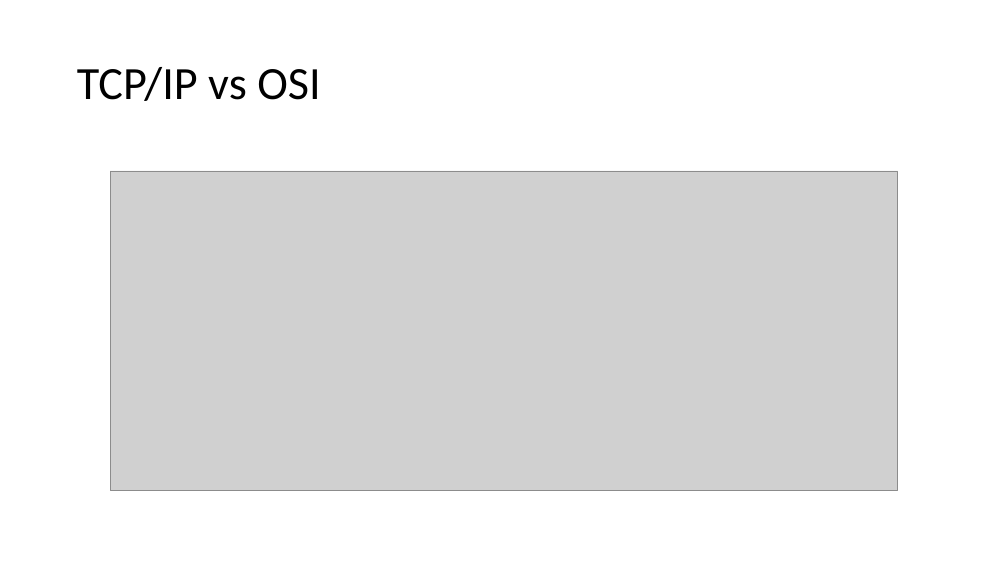
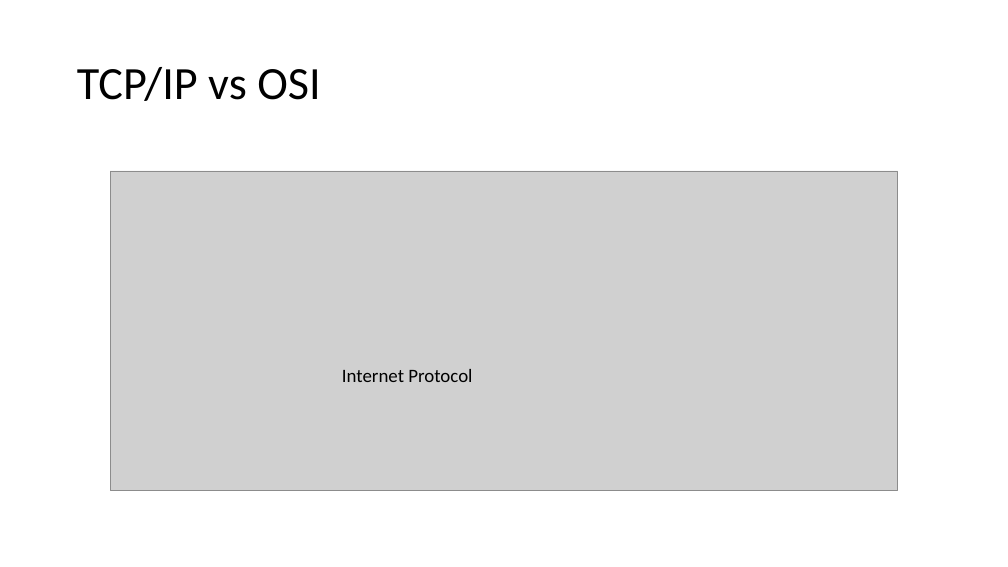
Before and after one commit to keskinadem/NetworkCryptology, a slide deck: slide 10 of Network/NetworkAdem.pptx. Drawn at 1008x567 pixels with LibreOffice and Linux fonts; fonts in the diff are those of the drawing; grey boxes stand for pictures. Boxes give left, top, right and bottom in pixels: in the first picture for what was removed or moved away, otherwise in the second. Text is boxed around its words. In the diff, an @@ line names an element or a change of style, - is before the commit and + after.

Commit message:
new pages are added

```diff
--- a/Network/NetworkAdem.pptx
+++ b/Network/NetworkAdem.pptx
@@ text added at [342, 369, 472, 382], 18 pt, text #000000 @@
+Internet Protocol
```
Also in this commit, not shown: 2 slides added.
